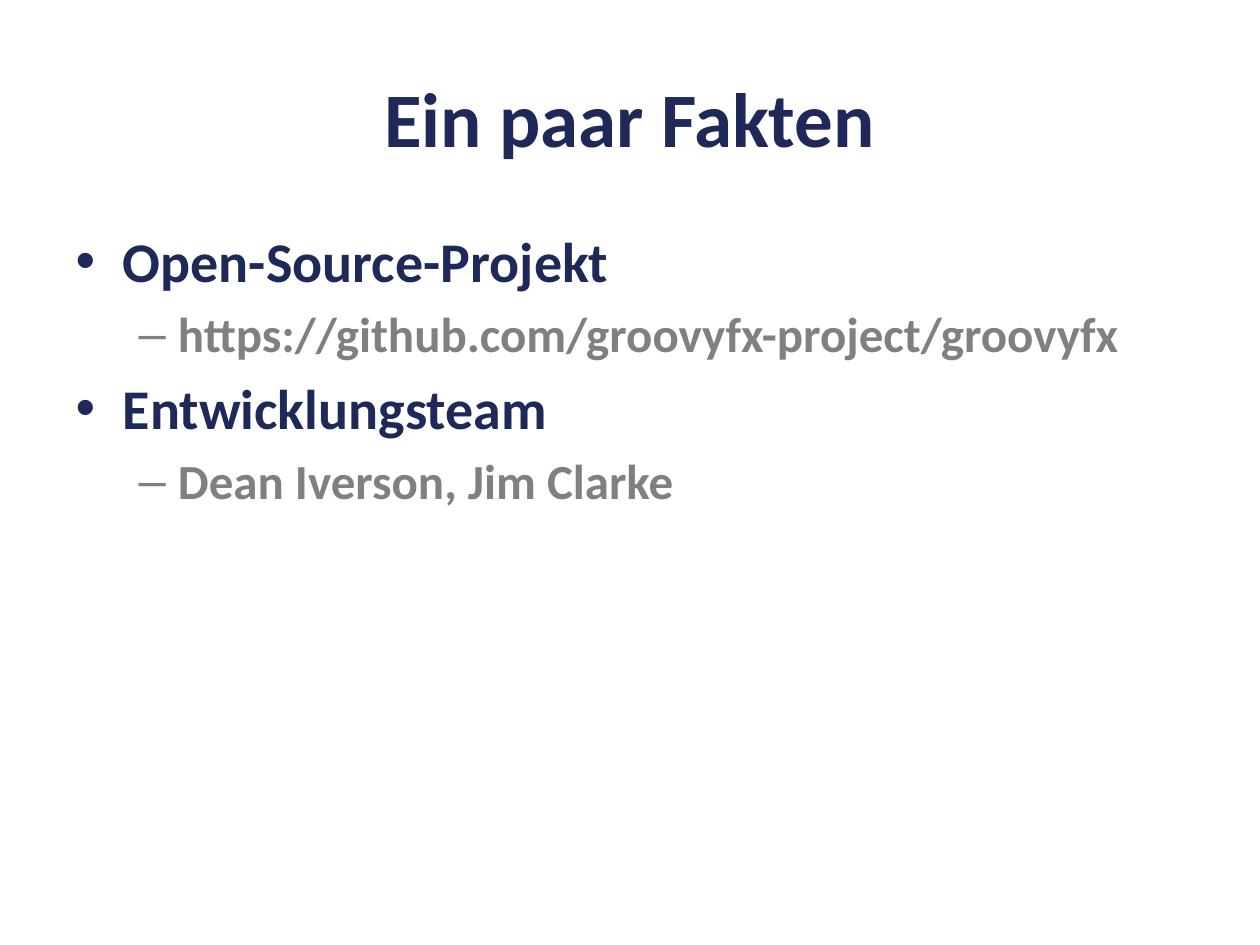
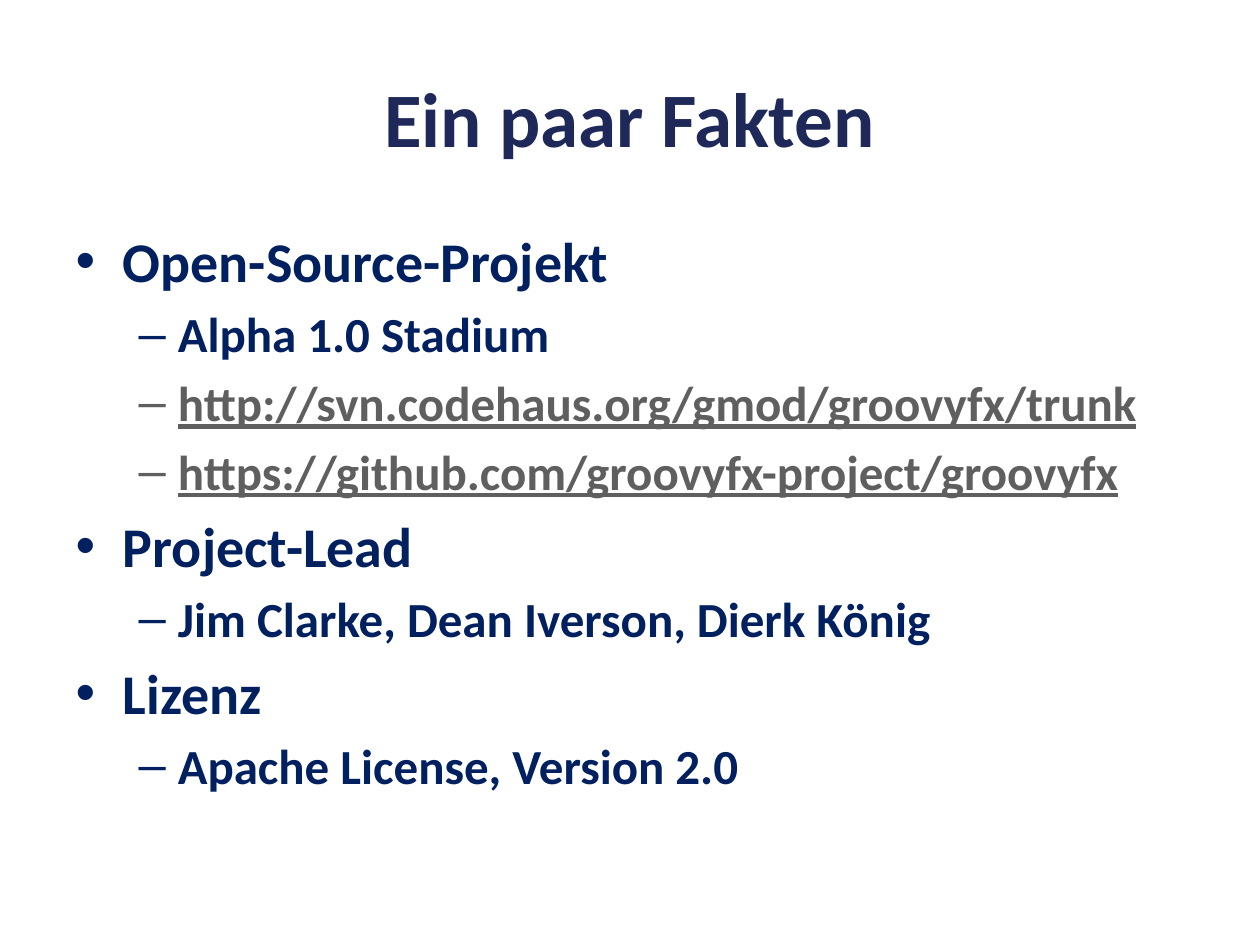
Before and after one commit to codescape/presentations, a slide deck: slide 17 of groovyfx-entfesselt-javafx/groovyfx-oop-2012.pptx (slide 16 before the commit). Drawn at 1260x945 pixels with LibreOffice and Linux fonts; fonts in the diff are those of the drawing; background and template pictures are left out. Boxes give left, top, right and bottom in pixels: in the first picture for what was removed or moved away, otherwise in the second. Text is boxed around its words. In the diff, an @@ line names an element or a change of style, - is before the commit and + after.

```diff
--- a/groovyfx-entfesselt-javafx/groovyfx-oop-2012.pptx
+++ b/groovyfx-entfesselt-javafx/groovyfx-oop-2012.pptx
@@ text at (123,242,1118,499): text colour #1E2959 to #002060 in "Open-Source-Projekt"; text colour #808080 to #5F5F5F, underline on in "https://github.com/groovyfx-project/groovyfx" @@
@@ text at (178,317,1136,430): paragraphs added @@
+  – Alpha 1.0 Stadium
+  – http://svn.codehaus.org/gmod/groovyfx/trunk
@@ text at (123,527,930,792): text changed; text colour #808080 to #002060 @@
-• Entwicklungsteam
-  – Dean Iverson, Jim Clarke
+• Project-Lead
+  – Jim Clarke, Dean Iverson, Dierk König
+• Lizenz
+  – Apache License, Version 2.0
```
Also in this commit, not shown: 2 other slides changed, 6 slides added, 2 slides removed, 2 other files.
